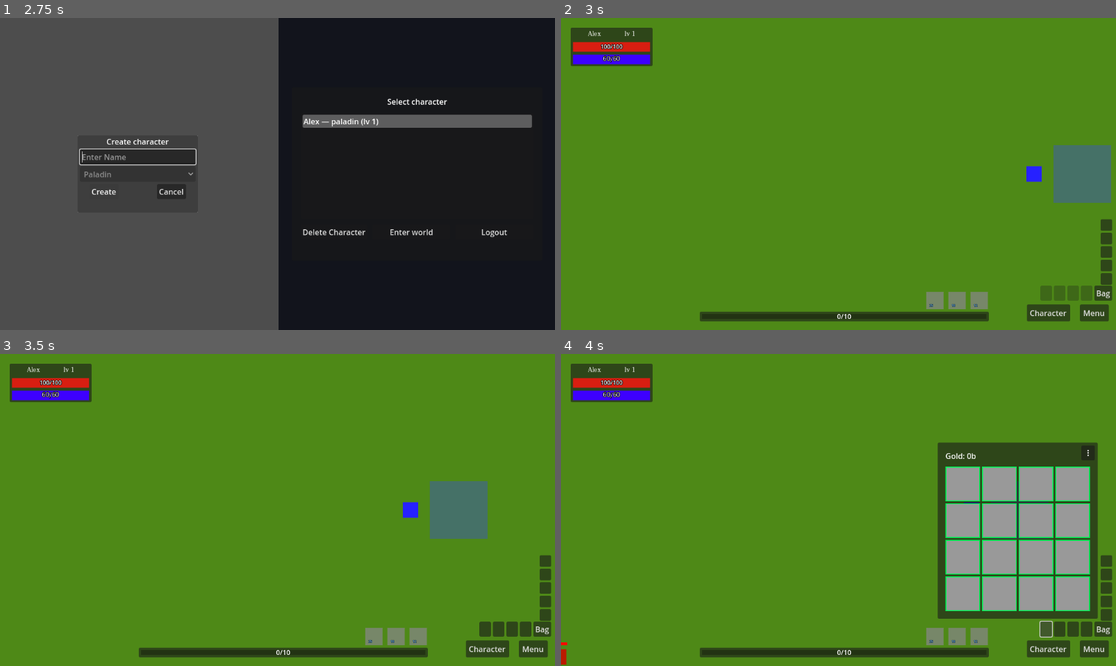
Above: before the commit, frames 1-4 (two rows, left to right).
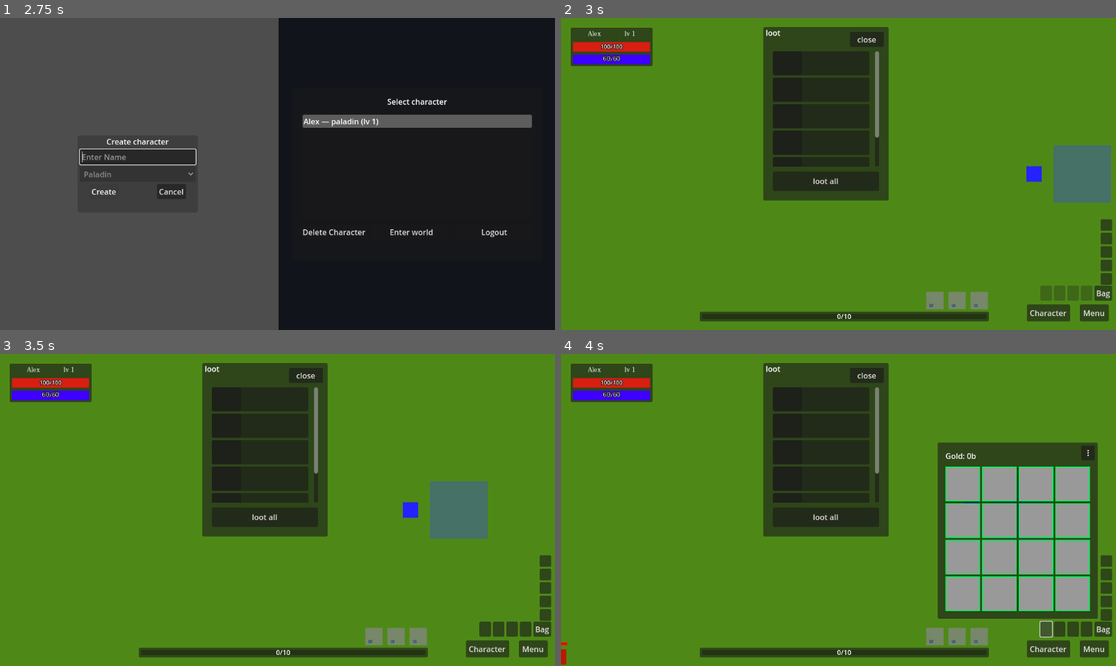
Above: after the commit, the same moments.

Repository: denisshkytko/mmo-mvp-godot
Game: Godot game, scene res://ui/flow/LoginUI.tscn
Two runs of this game, one before a commit and one after it. Both use one fixed random seed, a clock stepped at 60 frames per second and the inputs below. The engine's default icon, where the game draws it, is replaced by a stand-in: a white triangle on a blue panel in a dark square.
Inputs (mouse positions are in pixels of both pictures, inside the frame that each line leads up to):
- Up to frame 1 (2.75 s): click "Sign in" at 0.5 s; click (138, 155) at 1.27 s; type "Alex" at 1.35 s; click "Create" at 2 s
- Up to frame 2 (3 s): click "Enter world" at 2.75 s
- Up to frame 3 (3.5 s): no input
- Up to frame 4 (4 s): click (1043, 628) at 3.5 s

Frame 1 is identical in both runs. In frame 2, 13% of the frame differs, in the area x 36-60%, y 2-59%; in frame 3, 13%; in frame 4, 13%.
Error after the commit: Parse Error: Expected expression after "/" operator. (res://ui/game/hud/loot_hud.gd:714)

Commit message:
Fix GDScript warning cleanups

Diff:
--- a/game/characters/player/components/player_buffs.gd
+++ b/game/characters/player/components/player_buffs.gd
@@ -44,7 +44,6 @@
 	# Each buff may carry:
 	# hot_hp_per_sec, hot_mp_per_sec, hot_hp_left, hot_mp_left, hot_tick_acc
 	# We tick once per second (accumulator) and stop early if resource reaches max.
-	var changed_any: bool = false
 	for k in _buffs.keys():
 		var id: String = String(k)
 		var entry: Dictionary = _buffs[id] as Dictionary
@@ -70,7 +69,6 @@
 				if give > 0:
 					p.current_hp += give
 					hp_left -= give
-					changed_any = true
 			# Mana
 			if mp_left > 0 and mp_per > 0 and p.mana < p.max_mana:
 				var need2: int = p.max_mana - p.mana
@@ -79,7 +77,6 @@
 				if give2 > 0:
 					p.mana += give2
 					mp_left -= give2
-					changed_any = true
 
 		# Stop early if resource is full (even if some total left), per design.
 		var stop_early: bool = false
--- a/ui/game/hud/inventory_hud.gd
+++ b/ui/game/hud/inventory_hud.gd
@@ -1056,7 +1056,7 @@
 	_refresh()
 
 
-func _show_consumable_fail_toast(reason: String, item_id: String) -> void:
+func _show_consumable_fail_toast(reason: String, _item_id: String) -> void:
 	_ensure_support_ui()
 	if _toast_label == null:
 		return
--- a/ui/game/hud/loot_hud.gd
+++ b/ui/game/hud/loot_hud.gd
@@ -555,8 +555,8 @@
 	var r: String = String(item.get("rarity", ""))
 	var rl: int = int(item.get("required_level", 1))
 	var rarity_col: String = _rarity_color_hex(r, t)
-	var name: String = String(item.get("name", "Item"))
-	lines.append("[color=%s][b]%s[/b][/color]" % [rarity_col, name])
+	var item_name: String = String(item.get("name", "Item"))
+	lines.append("[color=%s][b]%s[/b][/color]" % [rarity_col, item_name])
 	# Don't show rarity line for junk items (keep only type for now).
 	if r != "" and t.to_lower() != "junk":
 		lines.append("Rarity: [color=%s]%s[/color]" % [rarity_col, r])
@@ -711,9 +711,9 @@
 
 func _format_money_bronze(total_bronze: int) -> String:
 	var bronze: int = max(total_bronze, 0)
-	var gold: int = int(bronze / 10000)
+	var gold: int = bronze // 10000
 	bronze -= gold * 10000
-	var silver: int = int(bronze / 100)
+	var silver: int = bronze // 100
 	bronze -= silver * 100
 	var parts: Array[String] = []
 	if gold > 0:
